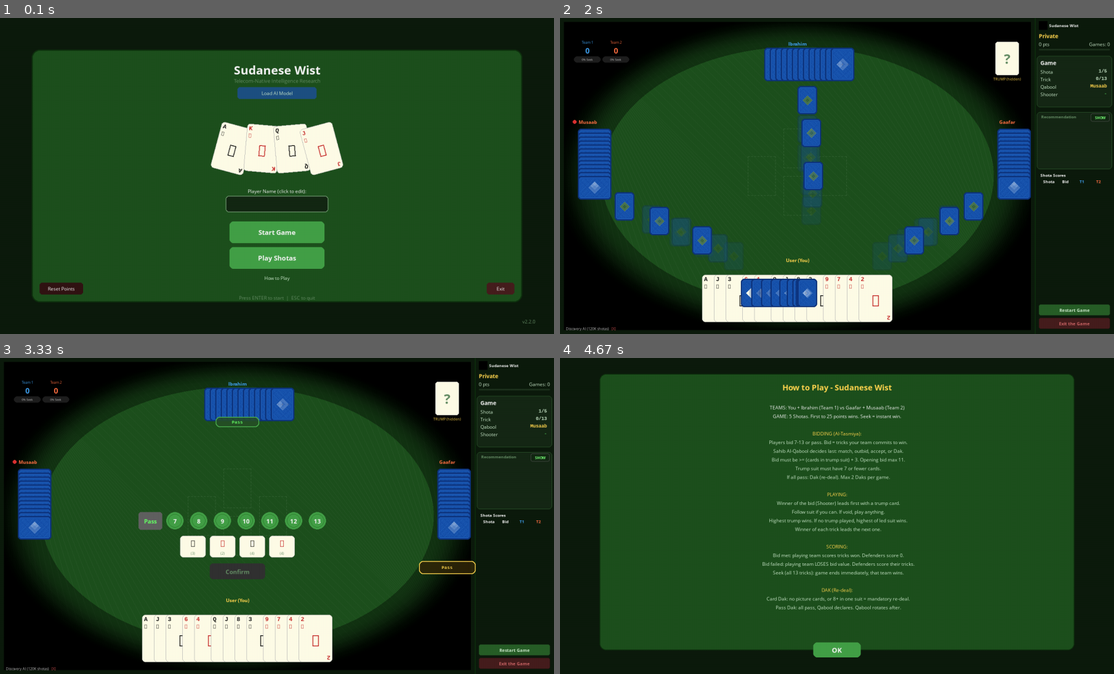
Above: before the commit, frames 1-4 (two rows, left to right).
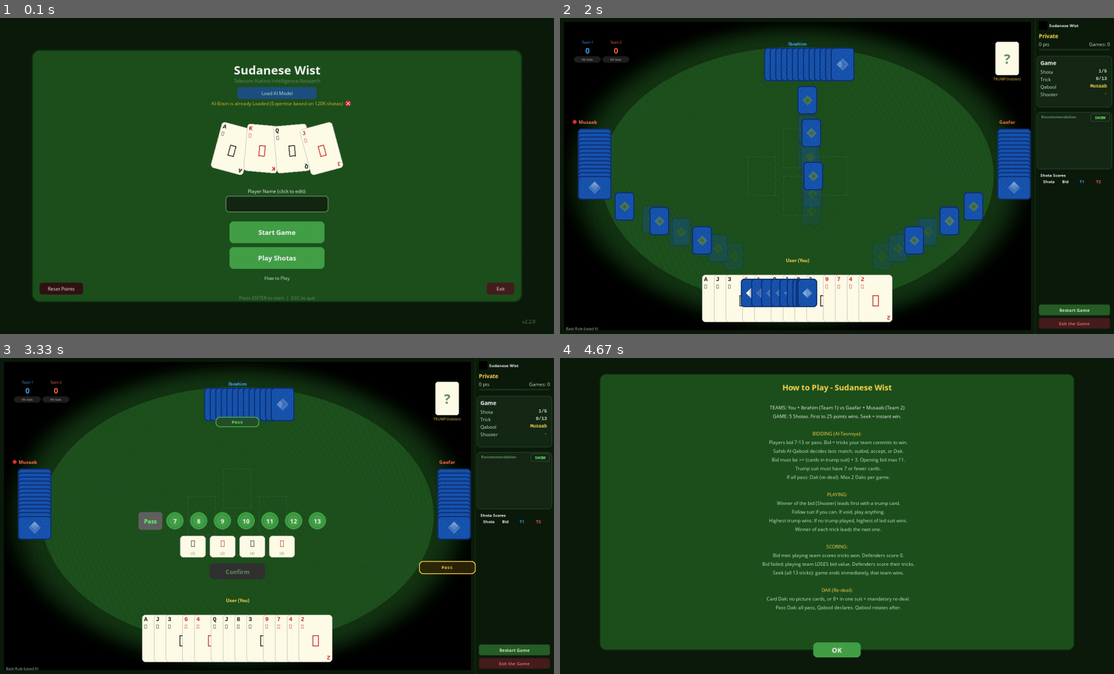
Above: after the commit, the same moments.

Repository: aamagzoub/engineering-intelligence
Game: pygame game, started from gui_wist/main.py
Two runs of this game, one before a commit and one after it. Both use one fixed random seed, a clock stepped at 60 frames per second and the inputs below.
Inputs (mouse positions are in pixels of both pictures, inside the frame that each line leads up to):
- Up to frame 1 (0.1 s): no input
- Up to frame 2 (2 s): click (909, 103) at 0.38 s; click "Start Game" at 0.72 s; click (665, 128) at 1.05 s; click "Restart Game" at 1.38 s; click "Start Game" at 1.72 s
- Up to frame 3 (3.33 s): click (249, 598) at 2.05 s
- Up to frame 4 (4.67 s): click "Restart Game" at 3.38 s; click "How to Play" at 3.72 s; click (676, 455) at 4.55 s

The runs differ from the first frame. In frame 1, 0.2% of the frame differs, in the area x 38-64%, y 25-29%; in frame 2, less than 0.1%; in frame 3, less than 0.1%; in frame 4, nothing differs.

Commit message:
v3.2.5 menu: gold model status, red circle X dismiss, centered

Diff:
--- a/gui_wist/main.py
+++ b/gui_wist/main.py
@@ -142,6 +142,13 @@
             self._load_ai_model()
             return
 
+        # Dismiss AI model [X] button.
+        dismiss_rect = getattr(self, '_menu_dismiss_rect', None)
+        if dismiss_rect and dismiss_rect.collidepoint(pos):
+            self.game_screen._dismiss_discovery_model()
+            self._menu_dismiss_rect = None
+            return
+
         # How to Play link (text area).
         help_font = self.fonts["medium"]
         help_surf = help_font.render("How to Play", True, TEXT_LIGHT)
@@ -303,11 +310,43 @@
             pygame.draw.rect(self.screen, (80, 160, 220), model_rect, width=1, border_radius=6)
         model_text = self.fonts["medium"].render("Load AI Model", True, TEXT_LIGHT)
         self.screen.blit(model_text, model_text.get_rect(center=model_rect.center))
+        # Show model status beneath button.
         if self.game_screen._ai_model_path:
             import os
             model_name = os.path.basename(self.game_screen._ai_model_path)
             loaded_surf = self.fonts["medium"].render(f"Loaded: {model_name[:25]}", True, TEXT_GREEN)
             self.screen.blit(loaded_surf, loaded_surf.get_rect(centerx=cx, y=208))
+        elif self.game_screen._ai_mode == "discovery":
+            ep = 0
+            if self.game_screen._ai_gameplay_agent:
+                ep = getattr(self.game_screen._ai_gameplay_agent, 'episodes_trained', 0)
+            if ep >= 1000000:
+                ep_str = f"{ep / 1000000:.1f}M"
+            elif ep >= 1000:
+                ep_str = f"{ep // 1000}K"
+            else:
+                ep_str = str(ep)
+            status_surf = self.fonts["medium"].render(f"AI-Brain is already Loaded (Expertise based on {ep_str} shotas)", True, (220, 180, 50))
+            status_rect = status_surf.get_rect(centerx=cx, y=208)
+            self.screen.blit(status_surf, status_rect)
+            # Dismiss button — small red circle with white X centered.
+            circle_r = 8
+            circle_x = status_rect.right + 12
+            circle_y = 208 + status_surf.get_height() // 2
+            pygame.draw.circle(self.screen, (180, 40, 40), (circle_x, circle_y), circle_r)
+            # Draw X as two crossing lines for perfect centering.
+            offset = 4
+            pygame.draw.line(self.screen, (255, 255, 255),
+                             (circle_x - offset, circle_y - offset),
+                             (circle_x + offset, circle_y + offset), 2)
+            pygame.draw.line(self.screen, (255, 255, 255),
+                             (circle_x + offset, circle_y - offset),
+                             (circle_x - offset, circle_y + offset), 2)
+            self._menu_dismiss_rect = pygame.Rect(circle_x - circle_r, circle_y - circle_r, circle_r * 2, circle_r * 2)
+        else:
+            status_surf = self.fonts["medium"].render("No model (Basic Rule-based AI)", True, (180, 180, 180))
+            self.screen.blit(status_surf, status_surf.get_rect(centerx=cx, y=208))
+            self._menu_dismiss_rect = None
 
         # Fanned cards.
         for i, card_surf in enumerate(self._menu_cards):
Not shown, changed: SudaneseWist_v3.1.5.spec
